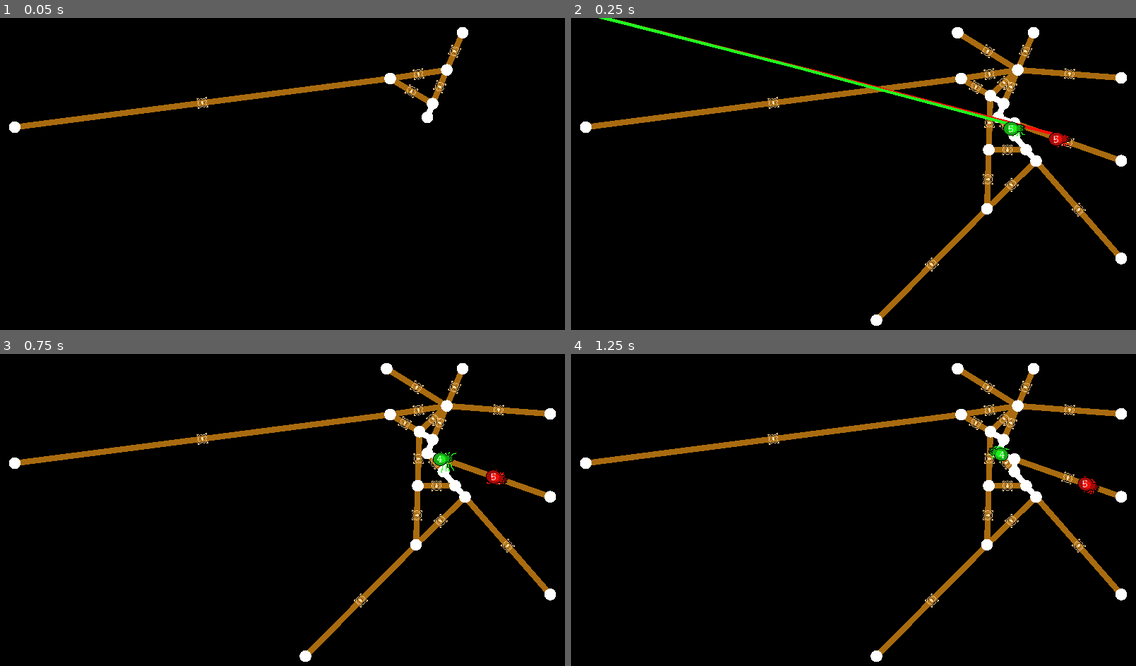
Above: before the commit, frames 1-4 (two rows, left to right).
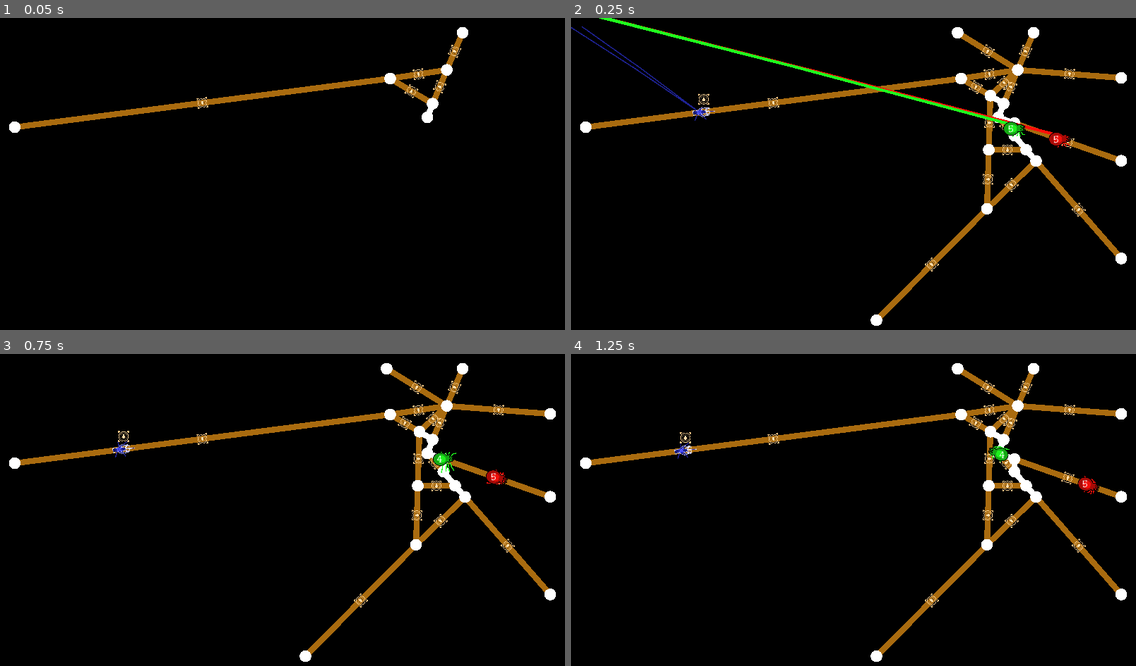
Above: after the commit, the same moments.

Repository: Pandaqi/Windowsilk
Game: Godot game, scene res://Main.tscn
Two runs of this game, one before a commit and one after it. Both use one fixed random seed, a clock stepped at 60 frames per second and the inputs below.
Inputs:
- Up to frame 1 (0.05 s): no input
- Up to frame 2 (0.25 s): no input
- Up to frame 3 (0.75 s): tap Enter at 0.5 s; hold Right from 0.53 s (still down); tap T at 0.6 s
- Up to frame 4 (1.25 s): keep holding Right; tap Space at 0.77 s

Frame 1 is identical in both runs. In frame 2, 0.3% of the frame differs, in the area x 0-26%, y 2-33%; in frame 3, 0.1%; in frame 4, 0.1%.

Commit message:
Basic bugs implemented, sketches for tutorial/UI, more ideas

Diff:
--- a/scenes/entity.tscn
+++ b/scenes/entity.tscn
@@ -29,6 +29,7 @@
 [ext_resource path="res://scripts/entity_modules/module_specialties.gd" type="Script" id=27]
 [ext_resource path="res://scenes/silk_type_icon.tscn" type="PackedScene" id=28]
 [ext_resource path="res://scripts/entity_modules/module_knockback.gd" type="Script" id=29]
+[ext_resource path="res://scripts/specialty_modules/module_doubler.gd" type="Script" id=30]
 
 [sub_resource type="CircleShape2D" id=2]
 radius = 13.8734
@@ -185,34 +186,43 @@
 [node name="CollisionShape2D" type="CollisionShape2D" parent="Specialties/BlastArea"]
 shape = SubResource( 4 )
 
+[node name="Modules" type="Node2D" parent="Specialties"]
+
+[node name="Doubler" type="Node2D" parent="Specialties/Modules"]
+script = ExtResource( 30 )
+
+[node name="Timer" type="Timer" parent="Specialties/Modules/Doubler"]
+one_shot = true
+
 [node name="Knockback" type="Node2D" parent="."]
 script = ExtResource( 29 )
 
+[connection signal="on_death" from="Status" to="Mover" method="_on_Status_on_death"]
+[connection signal="on_death" from="Status" to="Input" method="_on_Status_on_death"]
+[connection signal="on_death" from="Status" to="SilkReader" method="_on_Status_on_death"]
+[connection signal="on_death" from="Status" to="Movement" method="_on_Status_on_death"]
 [connection signal="on_death" from="Status" to="Tracker" method="_on_Status_on_death"]
-[connection signal="on_death" from="Status" to="SilkReader" method="_on_Status_on_death"]
-[connection signal="on_death" from="Status" to="Mover" method="_on_Status_on_death"]
-[connection signal="on_death" from="Status" to="Movement" method="_on_Status_on_death"]
-[connection signal="on_death" from="Status" to="Input" method="_on_Status_on_death"]
 [connection signal="on_move_completed" from="Mover" to="Movement/Stamina" method="_on_Mover_on_move_completed"]
 [connection signal="button_press" from="Input" to="Jumper" method="_on_Input_button_press"]
 [connection signal="button_release" from="Input" to="Jumper" method="_on_Input_button_release"]
 [connection signal="move_vec" from="Input" to="Mover" method="_on_Movement_move_vec"]
 [connection signal="move_vec" from="Input" to="Jumper" method="_on_Input_move_vec"]
+[connection signal="on_jump_finished" from="Jumper" to="Movement/Jumper" method="_on_Jumper_on_jump_finished"]
 [connection signal="move_vec" from="Movement" to="Mover" method="_on_Movement_move_vec"]
 [connection signal="timeout" from="Movement/Shuffler/Timer" to="Movement/Shuffler" method="_on_Timer_timeout"]
 [connection signal="timeout" from="Movement/Stamina/Timer" to="Movement/Stamina" method="_on_Timer_timeout"]
-[connection signal="on_instant_jump" from="Movement/Jumper" to="Jumper" method="_on_Jumper_on_instant_jump"]
 [connection signal="timeout" from="Movement/Jumper/Timer" to="Movement/Jumper" method="_on_Timer_timeout"]
 [connection signal="timeout" from="Movement/FlyMovement/Timer" to="Movement/FlyMovement" method="_on_Timer_timeout"]
+[connection signal="arrived_on_edge" from="Tracker" to="Mover" method="_on_Tracker_arrived_on_edge"]
+[connection signal="arrived_on_edge" from="Tracker" to="SilkReader" method="_on_Tracker_arrived_on_edge"]
+[connection signal="arrived_on_edge" from="Tracker" to="Movement" method="_on_Tracker_arrived_on_edge"]
 [connection signal="arrived_on_edge" from="Tracker" to="Trail" method="_on_Tracker_arrived_on_edge"]
-[connection signal="arrived_on_edge" from="Tracker" to="SilkReader" method="_on_Tracker_arrived_on_edge"]
 [connection signal="arrived_on_edge" from="Tracker" to="Specialties" method="_on_Tracker_arrived_on_edge"]
-[connection signal="arrived_on_edge" from="Tracker" to="Mover" method="_on_Tracker_arrived_on_edge"]
-[connection signal="arrived_on_edge" from="Tracker" to="Movement" method="_on_Tracker_arrived_on_edge"]
+[connection signal="arrived_on_point" from="Tracker" to="Mover" method="_on_Tracker_arrived_on_point"]
+[connection signal="arrived_on_point" from="Tracker" to="SilkReader" method="_on_Tracker_arrived_on_point"]
+[connection signal="arrived_on_point" from="Tracker" to="Movement" method="_on_Tracker_arrived_on_point"]
 [connection signal="arrived_on_point" from="Tracker" to="Trail" method="_on_Tracker_arrived_on_point"]
-[connection signal="arrived_on_point" from="Tracker" to="SilkReader" method="_on_Tracker_arrived_on_point"]
-[connection signal="arrived_on_point" from="Tracker" to="Mover" method="_on_Tracker_arrived_on_point"]
-[connection signal="arrived_on_point" from="Tracker" to="Movement" method="_on_Tracker_arrived_on_point"]
 [connection signal="point_change" from="Points" to="Movement/FlyMovement" method="_on_Points_point_change"]
 [connection signal="timeout" from="Trail/Timer" to="Trail" method="_on_Timer_timeout"]
 [connection signal="timeout" from="Specialties/Timer" to="Specialties" method="_on_Timer_timeout"]
+[connection signal="timeout" from="Specialties/Modules/Doubler/Timer" to="Specialties/Modules/Doubler" method="_on_Timer_timeout"]
--- a/scripts/edge_modules/module_owner.gd
+++ b/scripts/edge_modules/module_owner.gd
@@ -8,10 +8,15 @@
 onready var timer = $Timer
 
 func set_to(b):
+	if not b: return
+
 	boss = b
 
 	body.m.drawer.set_pattern(boss.m.status.team_num)
 	start_timer()
+
+func get_it():
+	return boss
 
 func has_one():
 	return (boss != null)
--- a/scripts/entities.gd
+++ b/scripts/entities.gd
@@ -2,7 +2,7 @@
 
 # DEBUGGING
 #good values are 3-8, setting to 1 is just for testing
-const BOUNDS = { 'min': 3, 'max': 8 }
+const BOUNDS = { 'min': 1, 'max': 1 }
 const TIME_BOUNDS = { 'min': 3.0, 'max': 7.0 }
 
 var entity_scene = preload("res://scenes/entity.tscn")
@@ -24,8 +24,8 @@
 	available_types.erase("player_spider")
 
 	# DEBUGGING
-	#available_types = ['regular_fruit_fly']
-	return
+	available_types = ['cricket']
+	#return
 
 	precalculate_probabilities()
 	_on_Timer_timeout()
@@ -80,15 +80,19 @@
 		place_entity()
 		num_entities += 1
 
-func place_entity():
+func place_entity(params = {}):
 	var entity = entity_scene.instance()
 
 	var rand_type = get_random_type()
 	add_child(entity)
 
-	print("PLACED TYPE")
-	print(rand_type)
+	if params.has('type'):
+		rand_type = params.type
 
 	entity.m.status.set_type(rand_type)
 	entity.m.status.make_non_player()
+
+	for key in params:
+		placement_params[key] = params[key]
+
 	entity.m.status.initialize(placement_params)
--- a/scripts/entity_modules/module_movement.gd
+++ b/scripts/entity_modules/module_movement.gd
@@ -4,6 +4,8 @@
 
 onready var movement_handler = get_parent()
 onready var body = movement_handler.get_parent()
+
+var edges_visited = []
 
 func initialize():
 	pick_new_vec(null, null)
@@ -32,6 +34,18 @@
 	elif movement_handler.has_chasing_behavior():
 		candidates = point.get_edges_with_food(body)
 
+	# discourage backtracking
+	var candidates_copy = candidates + []
+	for i in range(candidates_copy.size()-1,-1,-1):
+		var c = candidates_copy[i]
+		if c in edges_visited:
+			candidates_copy.remove(i)
+
+	if candidates_copy.size() > 0:
+		var rand_candidate = candidates_copy[randi() % candidates_copy.size()]
+		vec = rand_candidate.m.body.get_vec_starting_from(point).normalized()
+		return
+
 	if candidates.size() > 0:
 		var rand_candidate = candidates[randi() % candidates.size()]
 		vec = rand_candidate.m.body.get_vec_starting_from(point).normalized()
@@ -43,6 +57,13 @@
 	var already_has_chosen_dir = (vec.length() >= 0.03)
 	if already_has_chosen_dir: return
 
+	if not (e in edges_visited):
+		edges_visited.append(e)
+
+	# hacky fail-safe to prevent this array from becoming HUGE!
+	if edges_visited.size() >= 20:
+		edges_visited = []
+
 	pick_new_vec(null, e)
 
 func _on_Tracker_arrived_on_point(p):
--- a/scripts/entity_modules/module_silkreader.gd
+++ b/scripts/entity_modules/module_silkreader.gd
@@ -1,6 +1,4 @@
 extends Node2D
-
-const FEATHERLIGHT_SPEED : float = 0.1 # how fast points move inwards
 
 var cur_edge = null
 var cur_silk_type = null
@@ -19,18 +17,6 @@
 	cur_edge = edge
 	cur_silk_type = edge.m.type.get_it()
 
-func _physics_process(dt):
-	if not active: return
-	handle_continuous_effects(dt)
-
-func handle_continuous_effects(dt):
-	if not cur_silk_type: return
-
-	# NOTE: if we immediately start changing points, we might get stuck on the starting point (as it just moved underneath us), so only start slightly later, works wonders
-	var far_enough_on_edge = cur_edge.m.body.get_dist_to_closest_point(body) > 20
-	if cur_silk_type == "featherlight" and far_enough_on_edge:
-		cur_edge.m.body.move_extremes_inward(FEATHERLIGHT_SPEED, dt)
-
 func _on_Tracker_arrived_on_edge(e):
 	update_silk_type(e)
 
--- a/scripts/entity_modules/module_specialties.gd
+++ b/scripts/entity_modules/module_specialties.gd
@@ -2,8 +2,12 @@
 
 const SLIPPERY_FACTOR : float = 3.0 # lower = more slippery
 const TIMEBOMB_THRESHOLD : float = 5.0
+
 const DURATION : float = 8.0
 const NOISE_MAKER_FORCE : float = 100.0
+
+const FEATHERLIGHT_SPEED : float = 0.1 # how fast points move inwards
+const MARGIN_BEFORE_FEATHERLIGHT_STARTS : float = 20.0
 
 var type : String = ""
 var time_spent_on_edge : float = 0.0
@@ -12,8 +16,16 @@
 onready var icon = $Sprite
 onready var body = get_parent()
 
+var m = {}
+
 func _ready():
+	load_modules()
 	hide_icon()
+
+func load_modules():
+	for child in $Modules.get_children():
+		var key = child.name.to_lower()
+		m[key] = child
 
 func set_to(tp):
 	if (not tp) or (tp == ""): return
@@ -25,6 +37,9 @@
 	show_icon()
 
 func reset():
+	if m.has(type):
+		m[type].deactivate()
+
 	type = ""
 	hide_icon()
 
@@ -35,12 +50,6 @@
 	var new_frame = GlobalDict.silk_types[type].frame
 	icon.set_frame(new_frame)
 	icon.set_visible(true)
-
-	if body.m.status.is_player():
-		print("SETTING ICON")
-		print(type)
-		print(new_frame)
-
 
 func hide_icon():
 	icon.set_visible(false)
@@ -56,9 +65,25 @@
 
 func handle_immediate_effect():
 	if type == "": return
+	if m.has(type):
+		m[type].activate()
 
-func handle_continuous_effect():
-	if type == "": return
+func handle_continuous_effect(dt):
+	if type == "" and get_silk_type() == "": return
+
+	handle_featherlight(dt)
+
+# NOTE: if we immediately start changing points, we might get stuck on the starting point (as it just moved underneath us), so only start slightly later, works wonders
+func handle_featherlight(dt):
+	if not check_type("featherlight"): return
+
+	var cur_edge = body.m.silkreader.cur_edge
+	if not cur_edge or not is_instance_valid(cur_edge): return
+
+	var far_enough_on_edge = (cur_edge.m.body.get_dist_to_closest_point(body) > MARGIN_BEFORE_FEATHERLIGHT_STARTS)
+	if not far_enough_on_edge: return
+
+	cur_edge.m.body.move_extremes_inward(FEATHERLIGHT_SPEED, dt)
 
 func hijack_jump_press():
 	if check_type("noisemaker") or check_type("attractor"): return true
@@ -66,13 +91,13 @@
 
 func hijack_jump_release():
 	if check_type("noisemaker") or check_type("attractor"):
-		execute_noisemaker()
+		execute_blastarea_effect()
 		return true
 	return false
 
 func _physics_process(dt):
 	reposition_icon()
-	handle_continuous_effect()
+	handle_continuous_effect(dt)
 
 func reposition_icon():
 	icon.set_position(Vector2(0,-43).rotated(-body.rotation))
@@ -136,7 +161,7 @@
 func _on_Tracker_arrived_on_edge(e):
 	time_spent_on_edge = 0.0
 
-func execute_noisemaker():
+func execute_blastarea_effect():
 	var bodies = $BlastArea.get_overlapping_bodies()
 	var dir = 1
 	if check_type("attractor"): dir = -1
--- a/scripts/globals/global_dict.gd
+++ b/scripts/globals/global_dict.gd
@@ -169,7 +169,8 @@
 		"specialty": "trampoline",
 		"move": {
 			"static": true,
-			"jump": true
+			"jump": true,
+			"jump_dist": 600.0,
 		},
 		"legs": {
 			"type": "four",
@@ -179,12 +180,13 @@
 
 	"locust": {
 		"frame": 6,
-		"points": 1,
+		"points": 0,
 		"trail": "doubler",
 		"specialty": "doubler",
 		"move": {
 			"shuffle": true,
-			"jump": true
+			"jump": true,
+			"jump_dist": 600.0,
 		},
 		"legs": {
 			"type": "six",
--- a/scripts/movement_modules/module_jumper.gd
+++ b/scripts/movement_modules/module_jumper.gd
@@ -1,25 +1,68 @@
 extends Node2D
 
-const TIME_BOUNDS = { 'min': 3, 'max': 5 }
+const TIME_BOUNDS = { 'min': 2, 'max': 3 }
+const TURN_SPEED : float = 1.0
 
 onready var timer = $Timer
+onready var movement_handler = get_parent()
+onready var body = movement_handler.get_parent()
 
-signal on_instant_jump(params)
+var target_vec : Vector2
+var is_jumping : bool = false
+var active : bool = false
 
 func activate():
+	active = true
+
+	pick_new_vec()
 	restart_timer()
 
 func _on_Timer_timeout():
-	restart_timer()
-	jump()
+	body.m.jumper._on_Input_button_press()
 
 func restart_timer():
 	timer.wait_time = rand_range(TIME_BOUNDS.min, TIME_BOUNDS.max)
 	timer.start()
 
+func pick_new_vec():
+	if target_vec.length() <= 0.03:
+		target_vec = Vector2.RIGHT
+
+	var rand_rot = 0.5*PI + randf()*1.5*PI
+	target_vec = target_vec.rotated(rand_rot)
+
+func _physics_process(dt):
+	if not active: return
+	if is_jumping: return
+
+	var cur_rot = body.rotation
+	var cur_vec = Vector2(cos(cur_rot), sin(cur_rot))
+
+	var new_vec = cur_vec.slerp(target_vec, TURN_SPEED * dt)
+	body.set_rotation(new_vec.angle())
+
+	if (new_vec-target_vec).length() <= 0.05:
+		jump()
+
 func jump():
-	var params = {
-		'dont_create_new_edges': true,
-		'find_valid_dir': true,
-	}
-	emit_signal("on_instant_jump", params)
+	# too soon (we just jumped), pick a new vec and ignore this
+	if timer.time_left > 0:
+		pick_new_vec()
+		return
+
+	# direction isn't valid
+	var params = body.m.jumper.determine_jump_details()
+	params.dir = target_vec
+	if not body.m.jumper.is_dir_valid(params):
+		pick_new_vec()
+		return
+
+	params.dont_create_new_edges = true
+
+	is_jumping = true
+	body.m.jumper._on_Input_button_release(params)
+
+func _on_Jumper_on_jump_finished():
+	is_jumping = false
+	restart_timer()
+	pick_new_vec()
--- a/scripts/player_modules/fly_tracker.gd
+++ b/scripts/player_modules/fly_tracker.gd
@@ -9,8 +9,12 @@
 	params.avoid_web = true
 
 	var data = spawner.get_valid_random_position(params)
+	var pos = data.pos
 
-	body.set_position(data.pos)
+	if params.has('fixed_pos'):
+		pos = params.fixed_pos
+
+	body.set_position(pos)
 
 func die():
 	pass
--- a/scripts/player_modules/module_jumper.gd
+++ b/scripts/player_modules/module_jumper.gd
@@ -20,6 +20,8 @@
 	'dont_create_new_edges': false
 }
 
+signal on_jump_finished()
+
 func pay_for_travel(dist):
 	if body.m.specialties.jumping_is_free(): return 0
 
@@ -29,7 +31,17 @@
 func get_max_dist():
 	if body.is_in_group("Players"):
 		return DIST_PER_POINT * body.m.points.count()
-	return 3000.0
+
+	# TO DO: Or ... simply make them use the same system as players? (The more points they have, the further they can jump?) And potentially SCALE that, if needed?
+	var data = body.m.status.data
+	if data.move.has('jump_dist'):
+		return data.move.jump_dist
+
+	var move_type = body.m.status.get_move_type()
+	if move_type == "fly":
+		return FLY_JUMP_DIST
+
+	return 5000.0
 
 func _on_Input_move_vec(vec, dt):
 	if not active: return
@@ -51,13 +63,19 @@
 
 	prepare_jump()
 
-func _on_Input_button_release():
+func _on_Input_button_release(params = {}):
 	if input_disabled: return
 
+	# NOTE: important to do this BEFORE the "active" check, as a hijacked jump will not be active
 	var res = body.m.specialties.hijack_jump_release()
 	if res: return
 
-	if not active: return # if we never started the jump, don't do anything when we release
+	# if we never started the jump, don't do anything when we release
+	if not active: return
+
+	for key in params:
+		jump_data[key] = params[key]
+
 	execute_jump()
 
 func get_forward_vec():
@@ -105,7 +123,7 @@
 	var move_type = body.m.status.get_move_type()
 	jump_data.move_type = move_type
 
-	var exclude_bodies = []
+	var exclude_bodies = [body]
 	var edge = body.m.tracker.get_current_edge()
 	if edge: exclude_bodies = [edge]
 
@@ -118,6 +136,7 @@
 		'move_type': move_type,
 		'from': body.position,
 		'dir': dir,
+		'max_dist': get_max_dist(),
 		'exclude': exclude_bodies,
 		'origin_edge': edge,
 		'shooter': body,
@@ -158,7 +177,6 @@
 	var distance = (target - body.position).length()
 	var dur = distance / JUMP_DISTANCE_PER_SECOND
 
-
 	tween.interpolate_property(body, "position",
 		body.position, target, dur,
 		Tween.TRANS_CUBIC, Tween.EASE_OUT)
@@ -184,6 +202,8 @@
 
 	body.m.mover.enable()
 	body.m.tracker.enable()
+
+	emit_signal("on_jump_finished")
 
 func handle_new_position_in_web():
 	if jump_data.move_type != "web": return
@@ -235,29 +255,39 @@
 	var rot = 2*PI*randf()
 	return Vector2(cos(rot), sin(rot))
 
+func is_dir_valid(params):
+	var space_state = get_world_2d().direct_space_state
+
+	var epsilon = 3.0
+	var to = params.from + params.dir*params.max_dist
+	var col_layer = 1
+
+	# check where we should land
+	# the edges of the map always have bounds, so we always stop at the edge (if we hit nothing else)
+	var result = space_state.intersect_ray(params.from + params.dir*epsilon, to, params.exclude, col_layer)
+	if not result: return false
+	if result.collider.is_in_group("Bounds"): return false
+
+	var dist_to_target = (result.collider.position - params.from).length()
+	var margin = 20
+
+	# now check for entities that might eat us along this route
+	# (change collision layers + shorten raycast to stop after our target point)
+	col_layer = 2 + 4
+	to = params.from + params.dir*(dist_to_target+margin)
+	result = space_state.intersect_ray(params.from + params.dir*epsilon, to, params.exclude, col_layer)
+
+	if result and result.collider.m.collector.can_collect(body): return false
+
+	return true
+
 func find_valid_jumping_dir(params):
 	var bad_direction : bool = true
-	var vec
-	var from = body.position
-	var max_dist = 3000.0
-	if params.move_type == "fly": max_dist = FLY_JUMP_DIST
-
-	var epsilon = 3.0
-	var space_state = get_world_2d().direct_space_state
 
 	while bad_direction:
-		bad_direction = true
-		vec = get_random_vec()
-
-		var to = from + vec*max_dist
-		var col_layer = 1
-
-		# check where we should land
-		# the edges of the map always have bounds, so we always stop at the edge (if we hit nothing else)
-		var result = space_state.intersect_ray(from + vec*epsilon, to, params.exclude, col_layer)
-		if not result: continue
-		if result.collider.is_in_group("Bounds"): continue
+		params.dir = get_random_vec()
+		if not is_dir_valid(params): continue
 
 		bad_direction = false
 
-	return vec
+	return params.vec
--- a/scripts/player_modules/web_tracker.gd
+++ b/scripts/player_modules/web_tracker.gd
@@ -12,8 +12,20 @@
 func initialize(params = {}):
 	var data = spawner.get_valid_random_position(params)
 
-	body.set_position(data.pos)
-	force_set_edge(data.edge)
+	var pos = data.pos
+	var edge = data.edge
+	var point = null
+
+	if params.has('fixed_pos'): pos = params.fixed_pos
+	if params.has('fixed_edge'): edge = params.fixed_edge
+	if params.has('fixed_point'): point = params.fixed_point
+
+	body.set_position(pos)
+
+	if edge:
+		force_set_edge(edge)
+	elif point:
+		force_set_point(point)
 
 func module_update(_dt):
 	keep_positioned_on_web()
@@ -64,8 +76,7 @@
 	cur_point = p
 	cur_point.add_entity(body)
 
-	# TO DO: position on point precisely
-	# NOTE: although this function is, currently, never even called
+	keep_positioned_on_web()
 
 	tracker_handler.emit_signal("arrived_on_point", p)
 
--- /dev/null
+++ b/scripts/specialty_modules/module_doubler.gd
@@ -0,0 +1,32 @@
+extends Node2D
+
+const DOUBLE_INTERVAL = { 'min': 8.0, 'max': 15.0 }
+
+onready var timer = $Timer
+onready var specialty_module = get_parent().get_parent()
+onready var body = specialty_module.get_parent()
+onready var entities = get_node("/root/Main/Entities")
+
+func activate():
+	restart_timer()
+
+func deactivate():
+	timer.stop()
+
+func restart_timer():
+	timer.wait_time = rand_range(DOUBLE_INTERVAL.min, DOUBLE_INTERVAL.max)
+	timer.start()
+
+func _on_Timer_timeout():
+	make_double()
+	restart_timer()
+
+func make_double():
+	var params = {
+		'type': body.m.status.type,
+		'fixed_pos': body.position,
+		'fixed_edge': body.m.tracker.get_current_edge(),
+		'fixed_point': body.m.tracker.get_current_point()
+	}
+
+	entities.place_entity(params)
--- a/scripts/web_modules/module_edges.gd
+++ b/scripts/web_modules/module_edges.gd
@@ -19,6 +19,7 @@
 	if not params.has('origin_edge'): params.origin_edge = null
 	if not params.has('destroy'): params.destroy = false
 	if not params.has('dont_create_new_edges'): params.dont_create_new_edges = false
+	if not params.has('max_dist'): params.max_dist = 5000.0
 
 	var data = {
 		'failed': true,
@@ -36,6 +37,8 @@
 		'to_edge': null,
 		'new_edge': null,
 
+		'max_dist': params.max_dist,
+
 		'dont_create_new_edges': params.dont_create_new_edges
 	}
 
@@ -92,9 +95,7 @@
 
 	var dir = data.dir.normalized()
 	var epsilon = dir*1.0
-
-	var max_dist = 3000.0 # some high number, doesn't matter
-	if data.shooter: max_dist = data.shooter.m.jumper.get_max_dist()
+	var max_dist = data.max_dist
 
 	var from = data.from + epsilon
 	var to = from + dir*max_dist
@@ -252,6 +253,9 @@
 	edgeA.m.type.set_to(data_to_transfer.type)
 	edgeB.m.type.set_to(data_to_transfer.type)
 
+	edgeA.m.boss.set_to(data_to_transfer.boss)
+	edgeB.m.boss.set_to(data_to_transfer.boss)
+
 	for e in data_to_transfer.entities:
 		var vec_to_split_point = (e.position - new_point.position).normalized()
 		var vecA = edgeA.m.body.get_vec_starting_from(new_point).normalized()
@@ -299,7 +303,7 @@
 	var query_params = Physics2DShapeQueryParameters.new()
 	query_params.set_shape(shp)
 	query_params.transform.origin = pos
-	query_params.collision_layer = 2
+	query_params.collision_layer = 2 + 4
 
 	var result = space_state.intersect_shape(query_params)
 	if not result: return null
@@ -315,6 +319,7 @@
 	edge.m.body.end.remove_edge(edge, destroy_orphan_points)
 
 	var type = edge.m.type.get_it()
+	var boss = edge.m.boss.get_it()
 	var entities = edge.m.entities.get_them()
 	if not keep_entities_alive:
 		for entity in entities:
@@ -324,7 +329,8 @@
 
 	return {
 		'entities': entities,
-		'type': type
+		'type': type,
+		'boss': boss
 	}
 
 func create_between(a, b):
Not shown: 1 places in scenes/entity.tscn that only renumber resources
Not shown, changed: non_game/Assets.afdesign
Not shown, added: non_game/UI.afdesign
Not shown, changed: non_game/[Idea] Game Off (2021).docx
